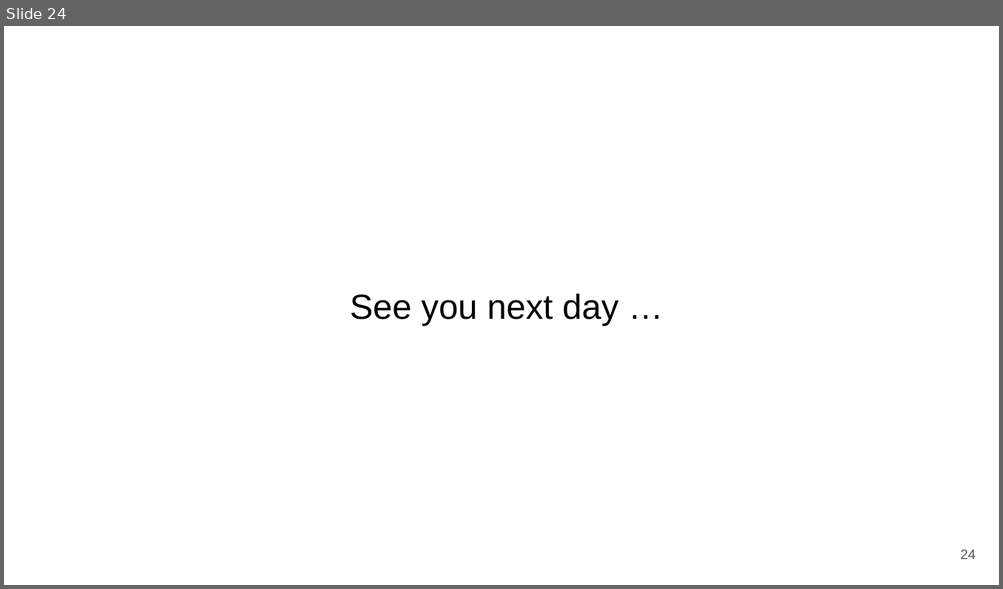
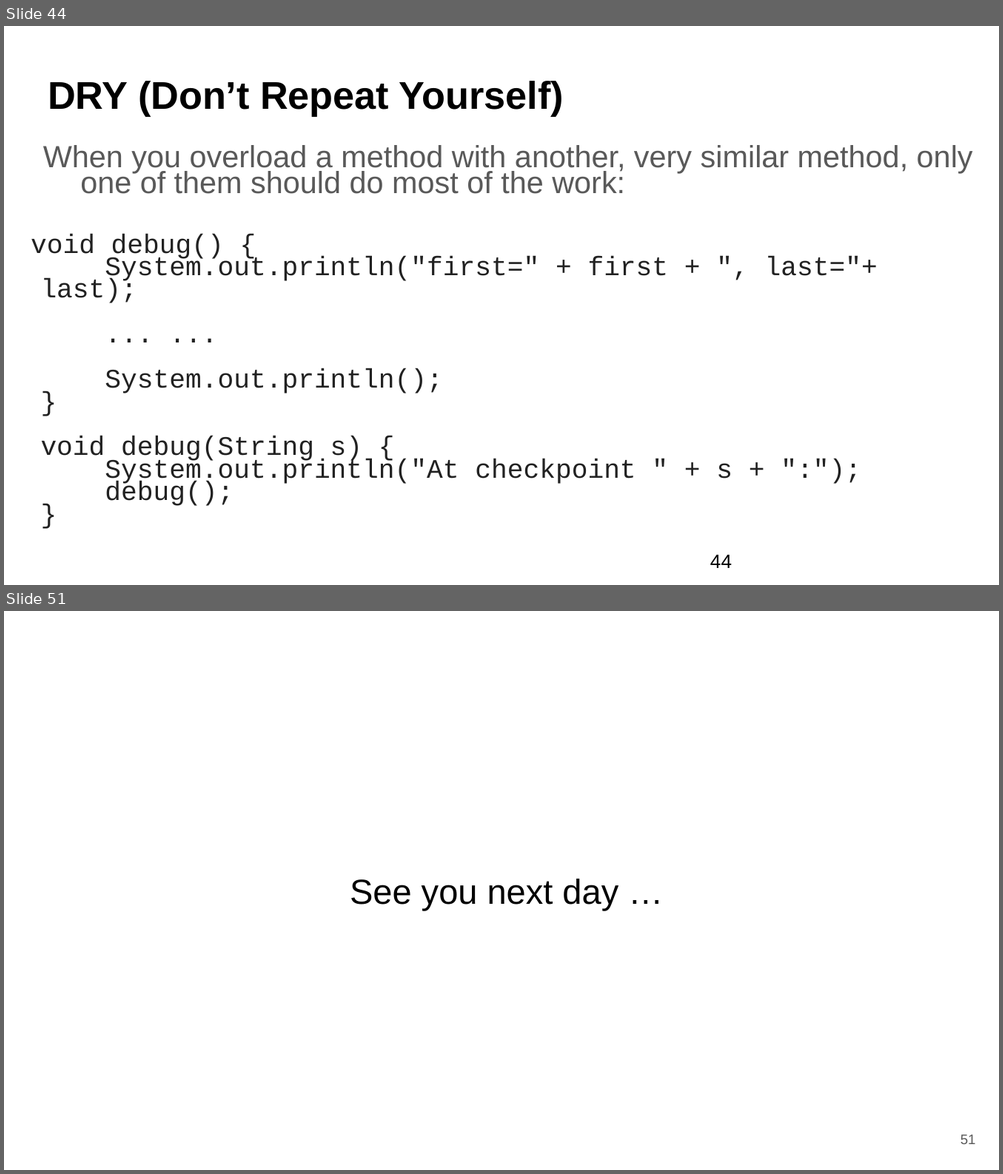
Before and after one commit to saeedsiddik/OOP_2025, a slide deck: Object Oriented Thoughts.pptx. Shown one above the other, each under a label of ours: slide 24 before the commit, slides 44 and 51 after it; the slides between them are not shown. The pictures are 1003x589 and 1003x1174 pixels, drawn with LibreOffice and Linux fonts; fonts in the diff are those of the drawing. Boxes give left, top, right and bottom in pixels: in the first picture for what was removed or moved away, otherwise in the second. Text is boxed around its words. In the diff, an @@ line names an element or a change of style, - is before the commit and + after.

Commit message:
Added method overloading, construction chaining, and others

```diff
--- a/Object Oriented Thoughts.pptx
+++ b/Object Oriented Thoughts.pptx
@@ slide 44 added at [4,26,999,585], background #FFFFFF @@
@@ title added at [48,81,563,116], 28 pt, text #000000, bold @@
+DRY (Don’t Repeat Yourself)
@@ text added at [31,145,973,506], 19.4 pt, text #212121 @@
+When you overload a method with another, very similar method, only one of them should do most of the work:
+void debug() {
+System.out.println("first=" + first + ", last="+ last);
+... ...
+System.out.println();
+}
+  void debug(String s) {
+  System.out.println("At checkpoint " + s + ":");
+  debug();
+  }
@@ page number added at [710,555,731,568], 14 pt, text #000000 @@
+44
@@ what was slide 24 is now slide 51 @@
@@ page number at [960,1135,976,1145]: text changed @@
-24
+51
```
Also in this commit, not shown: 4 slides changed, 29 other slides added, 3 slides removed.
